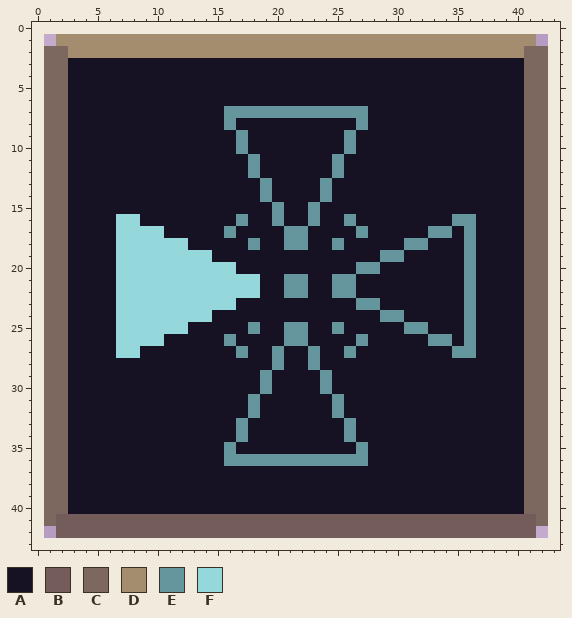
Pixel-art sprite -- assets/image/ui/phase_reactor.png. This is how it looked before the edit.
The file is 42x42 pixels. The old version is drawn lined up with the new one, on the new canvas.
Palette (. is transparent): A #161224  B #735c59  C #7d6860  D #a48c6e  E #65969e  F #95d8db
The result:
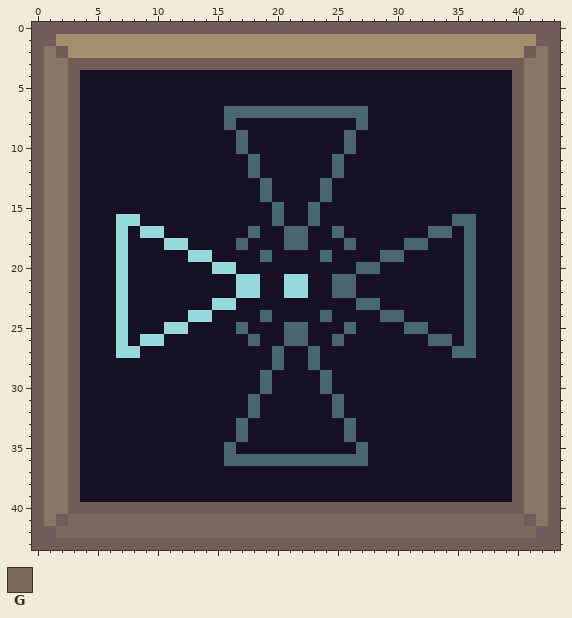
Colours new in this view: G #7d6860
The edit:
canvas 42x42 -> 44x44, the old top-left corner now at 1,1
@@ palette @@
-C #7d6860
+C #8a7466
-E #65969e
+E #4a676d
@@ x 0..43 @@
- 0 ............................................
- 1 ..DDDDDDDDDDDDDDDDDDDDDDDDDDDDDDDDDDDDDDDD..
- 2 .CCDDDDDDDDDDDDDDDDDDDDDDDDDDDDDDDDDDDDDDCC.
- 3 .CCAAAAAAAAAAAAAAAAAAAAAAAAAAAAAAAAAAAAAACC.
- 4 .CCAAAAAAAAAAAAAAAAAAAAAAAAAAAAAAAAAAAAAACC.
- 5 .CCAAAAAAAAAAAAAAAAAAAAAAAAAAAAAAAAAAAAAACC.
- 6 .CCAAAAAAAAAAAAAAAAAAAAAAAAAAAAAAAAAAAAAACC.
- 7 .CCAAAAAAAAAAAAAEEEEEEEEEEEEAAAAAAAAAAAAACC.
- 8 .CCAAAAAAAAAAAAAEAAAAAAAAAAEAAAAAAAAAAAAACC.
- 9 .CCAAAAAAAAAAAAAAEAAAAAAAAEAAAAAAAAAAAAAACC.
-10 .CCAAAAAAAAAAAAAAEAAAAAAAAEAAAAAAAAAAAAAACC.
-11 .CCAAAAAAAAAAAAAAAEAAAAAAEAAAAAAAAAAAAAAACC.
-12 .CCAAAAAAAAAAAAAAAEAAAAAAEAAAAAAAAAAAAAAACC.
-13 .CCAAAAAAAAAAAAAAAAEAAAAEAAAAAAAAAAAAAAAACC.
-14 .CCAAAAAAAAAAAAAAAAEAAAAEAAAAAAAAAAAAAAAACC.
-15 .CCAAAAAAAAAAAAAAAAAEAAEAAAAAAAAAAAAAAAAACC.
-16 .CCAAAAFFAAAAAAAAEAAEAAEAAEAAAAAAAAEEAAAACC.
-17 .CCAAAAFFFFAAAAAEAAAAEEAAAAEAAAAAEEAEAAAACC.
-18 .CCAAAAFFFFFFAAAAAEAAEEAAEAAAAAEEAAAEAAAACC.
-19 .CCAAAAFFFFFFFFAAAAAAAAAAAAAAEEAAAAAEAAAACC.
-20 .CCAAAAFFFFFFFFFFAAAAAAAAAAEEAAAAAAAEAAAACC.
-21 .CCAAAAFFFFFFFFFFFFAAEEAAEEAAAAAAAAAEAAAACC.
-22 .CCAAAAFFFFFFFFFFFFAAEEAAEEAAAAAAAAAEAAAACC.
-23 .CCAAAAFFFFFFFFFFAAAAAAAAAAEEAAAAAAAEAAAACC.
-24 .CCAAAAFFFFFFFFAAAAAAAAAAAAAAEEAAAAAEAAAACC.
-25 .CCAAAAFFFFFFAAAAAEAAEEAAEAAAAAEEAAAEAAAACC.
-26 .CCAAAAFFFFAAAAAEAAAAEEAAAAEAAAAAEEAEAAAACC.
-27 .CCAAAAFFAAAAAAAAEAAEAAEAAEAAAAAAAAEEAAAACC.
-28 .CCAAAAAAAAAAAAAAAAAEAAEAAAAAAAAAAAAAAAAACC.
-29 .CCAAAAAAAAAAAAAAAAEAAAAEAAAAAAAAAAAAAAAACC.
-30 .CCAAAAAAAAAAAAAAAAEAAAAEAAAAAAAAAAAAAAAACC.
-31 .CCAAAAAAAAAAAAAAAEAAAAAAEAAAAAAAAAAAAAAACC.
-32 .CCAAAAAAAAAAAAAAAEAAAAAAEAAAAAAAAAAAAAAACC.
-33 .CCAAAAAAAAAAAAAAEAAAAAAAAEAAAAAAAAAAAAAACC.
-34 .CCAAAAAAAAAAAAAAEAAAAAAAAEAAAAAAAAAAAAAACC.
-35 .CCAAAAAAAAAAAAAEAAAAAAAAAAEAAAAAAAAAAAAACC.
-36 .CCAAAAAAAAAAAAAEEEEEEEEEEEEAAAAAAAAAAAAACC.
-37 .CCAAAAAAAAAAAAAAAAAAAAAAAAAAAAAAAAAAAAAACC.
-38 .CCAAAAAAAAAAAAAAAAAAAAAAAAAAAAAAAAAAAAAACC.
-39 .CCAAAAAAAAAAAAAAAAAAAAAAAAAAAAAAAAAAAAAACC.
-40 .CCAAAAAAAAAAAAAAAAAAAAAAAAAAAAAAAAAAAAAACC.
-41 .CBBBBBBBBBBBBBBBBBBBBBBBBBBBBBBBBBBBBBBBBC.
-42 ..BBBBBBBBBBBBBBBBBBBBBBBBBBBBBBBBBBBBBBBB..
-43 ............................................
+ 0 BBBBBBBBBBBBBBBBBBBBBBBBBBBBBBBBBBBBBBBBBBBB
+ 1 BBDDDDDDDDDDDDDDDDDDDDDDDDDDDDDDDDDDDDDDDDBB
+ 2 BCBDDDDDDDDDDDDDDDDDDDDDDDDDDDDDDDDDDDDDDBCB
+ 3 BCCBBBBBBBBBBBBBBBBBBBBBBBBBBBBBBBBBBBBBBCCB
+ 4 BCCBAAAAAAAAAAAAAAAAAAAAAAAAAAAAAAAAAAAABCCB
+ 5 BCCBAAAAAAAAAAAAAAAAAAAAAAAAAAAAAAAAAAAABCCB
+ 6 BCCBAAAAAAAAAAAAAAAAAAAAAAAAAAAAAAAAAAAABCCB
+ 7 BCCBAAAAAAAAAAAAEEEEEEEEEEEEAAAAAAAAAAAABCCB
+ 8 BCCBAAAAAAAAAAAAEAAAAAAAAAAEAAAAAAAAAAAABCCB
+ 9 BCCBAAAAAAAAAAAAAEAAAAAAAAEAAAAAAAAAAAAABCCB
+10 BCCBAAAAAAAAAAAAAEAAAAAAAAEAAAAAAAAAAAAABCCB
+11 BCCBAAAAAAAAAAAAAAEAAAAAAEAAAAAAAAAAAAAABCCB
+12 BCCBAAAAAAAAAAAAAAEAAAAAAEAAAAAAAAAAAAAABCCB
+13 BCCBAAAAAAAAAAAAAAAEAAAAEAAAAAAAAAAAAAAABCCB
+14 BCCBAAAAAAAAAAAAAAAEAAAAEAAAAAAAAAAAAAAABCCB
+15 BCCBAAAAAAAAAAAAAAAAEAAEAAAAAAAAAAAAAAAABCCB
+16 BCCBAAAFFAAAAAAAAAAAEAAEAAAAAAAAAAAEEAAABCCB
+17 BCCBAAAFAFFAAAAAAAEAAEEAAEAAAAAAAEEAEAAABCCB
+18 BCCBAAAFAAAFFAAAAEAAAEEAAAEAAAAEEAAAEAAABCCB
+19 BCCBAAAFAAAAAFFAAAAEAAAAEAAAAEEAAAAAEAAABCCB
+20 BCCBAAAFAAAAAAAFFAAAAAAAAAAEEAAAAAAAEAAABCCB
+21 BCCBAAAFAAAAAAAAAFFAAFFAAEEAAAAAAAAAEAAABCCB
+22 BCCBAAAFAAAAAAAAAFFAAFFAAEEAAAAAAAAAEAAABCCB
+23 BCCBAAAFAAAAAAAFFAAAAAAAAAAEEAAAAAAAEAAABCCB
+24 BCCBAAAFAAAAAFFAAAAEAAAAEAAAAEEAAAAAEAAABCCB
+25 BCCBAAAFAAAFFAAAAEAAAEEAAAEAAAAEEAAAEAAABCCB
+26 BCCBAAAFAFFAAAAAAAEAAEEAAEAAAAAAAEEAEAAABCCB
+27 BCCBAAAFFAAAAAAAAAAAEAAEAAAAAAAAAAAEEAAABCCB
+28 BCCBAAAAAAAAAAAAAAAAEAAEAAAAAAAAAAAAAAAABCCB
+29 BCCBAAAAAAAAAAAAAAAEAAAAEAAAAAAAAAAAAAAABCCB
+30 BCCBAAAAAAAAAAAAAAAEAAAAEAAAAAAAAAAAAAAABCCB
+31 BCCBAAAAAAAAAAAAAAEAAAAAAEAAAAAAAAAAAAAABCCB
+32 BCCBAAAAAAAAAAAAAAEAAAAAAEAAAAAAAAAAAAAABCCB
+33 BCCBAAAAAAAAAAAAAEAAAAAAAAEAAAAAAAAAAAAABCCB
+34 BCCBAAAAAAAAAAAAAEAAAAAAAAEAAAAAAAAAAAAABCCB
+35 BCCBAAAAAAAAAAAAEAAAAAAAAAAEAAAAAAAAAAAABCCB
+36 BCCBAAAAAAAAAAAAEEEEEEEEEEEEAAAAAAAAAAAABCCB
+37 BCCBAAAAAAAAAAAAAAAAAAAAAAAAAAAAAAAAAAAABCCB
+38 BCCBAAAAAAAAAAAAAAAAAAAAAAAAAAAAAAAAAAAABCCB
+39 BCCBAAAAAAAAAAAAAAAAAAAAAAAAAAAAAAAAAAAABCCB
+40 BCCBBBBBBBBBBBBBBBBBBBBBBBBBBBBBBBBBBBBBBCCB
+41 BCBGGGGGGGGGGGGGGGGGGGGGGGGGGGGGGGGGGGGGGBCB
+42 BBGGGGGGGGGGGGGGGGGGGGGGGGGGGGGGGGGGGGGGGGBB
+43 BBBBBBBBBBBBBBBBBBBBBBBBBBBBBBBBBBBBBBBBBBBB
Where, in picture pixels (left, top, right, bottom), the same in both pictures:
changed: (32, 22, 560, 550)
